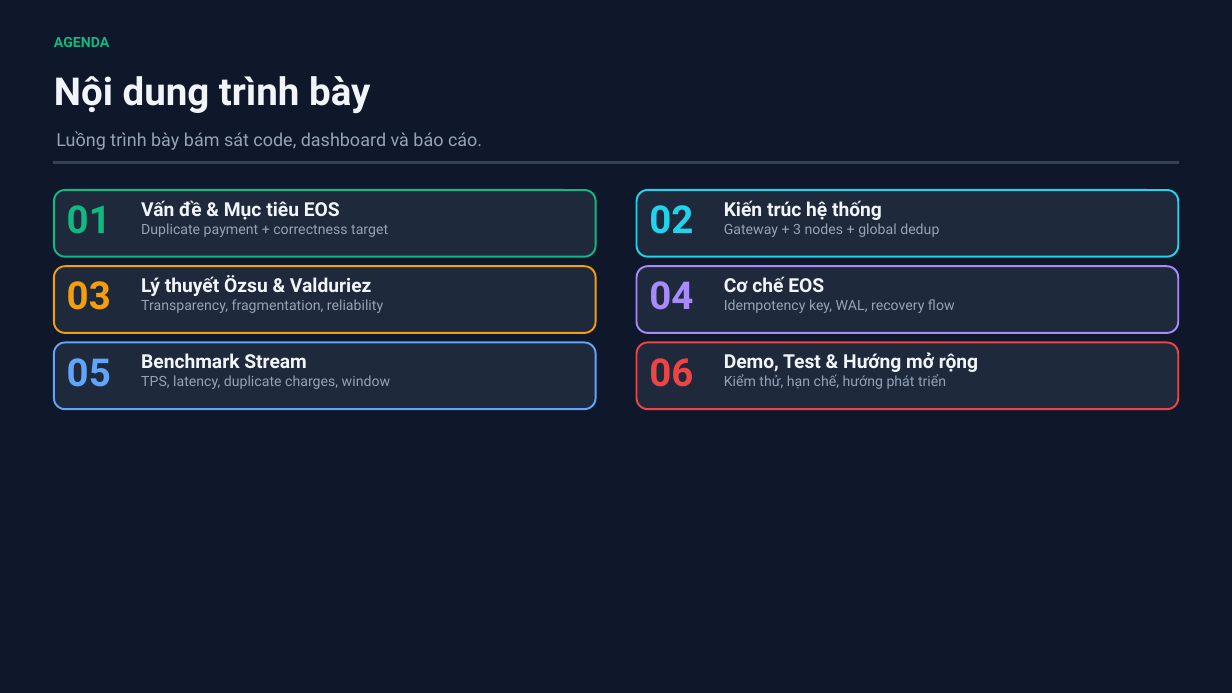
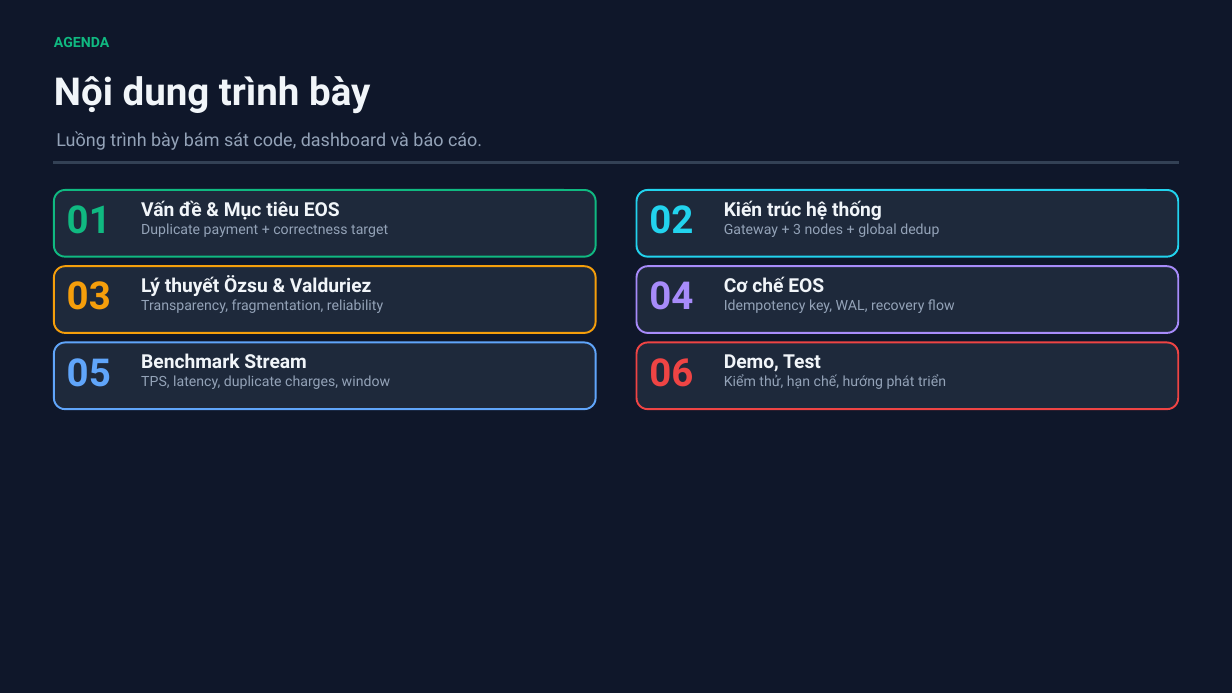
Before and after one commit to h-phuong2809/EOS-Payment-System, a slide deck: slide 2 of docs/EOS_Payment_Improved.pptx. Drawn at 1232x693 pixels with LibreOffice and Linux fonts; fonts in the diff are those of the drawing. Boxes give left, top, right and bottom in pixels: in the first picture for what was removed or moved away, otherwise in the second. Text is boxed around its words. In the diff, an @@ line names an element or a change of style, - is before the commit and + after.

```diff
--- a/docs/EOS_Payment_Improved.pptx
+++ b/docs/EOS_Payment_Improved.pptx
@@ text at (724, 354, 821, 372): text changed @@
-Demo, Test & Hướng mở rộng
+Demo, Test
```
Also in this commit, not shown: 6 other slides changed, 4 slides removed.
